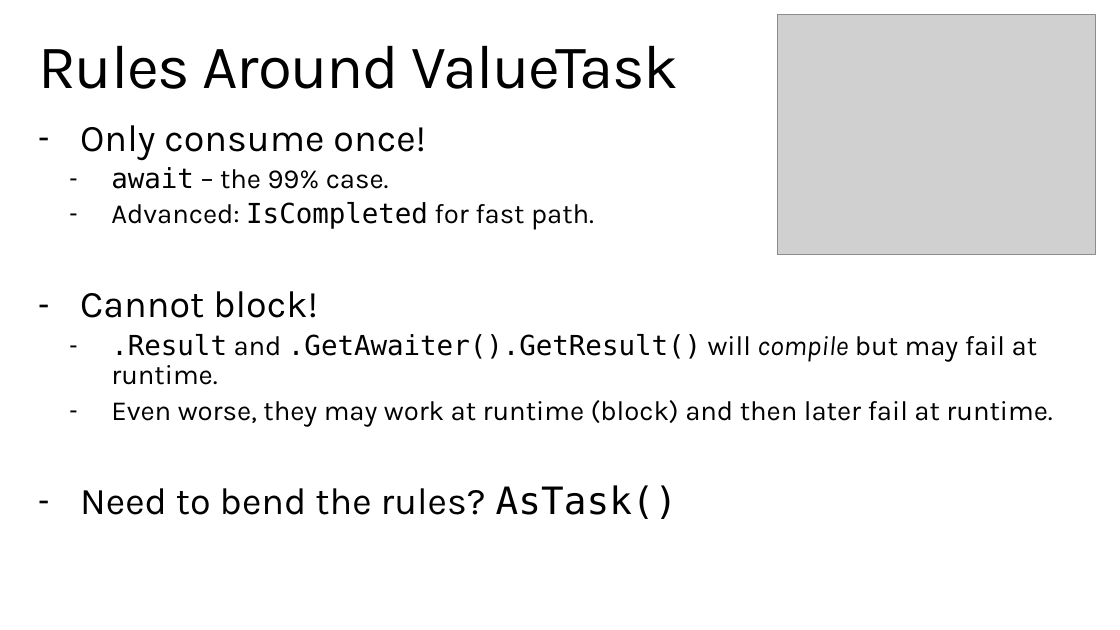
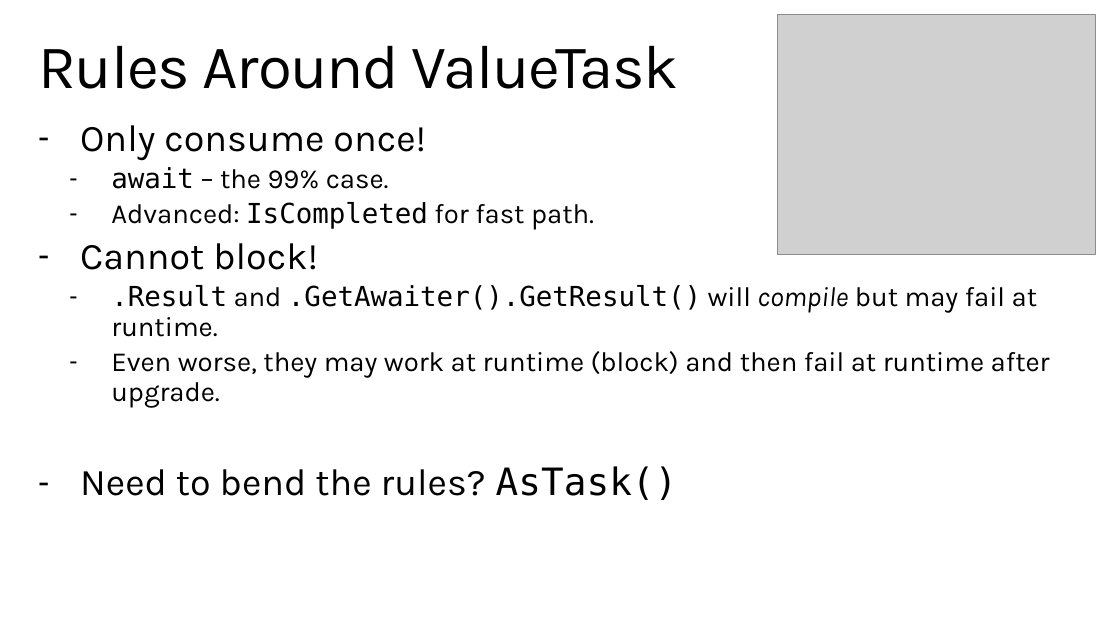
Before and after one commit to StephenCleary/Presentations, a slide deck: slide 19 of Async Pitfalls/Async Pitfalls.pptx (slide 24 before the commit). Drawn at 1120x630 pixels with LibreOffice and Linux fonts; fonts in the diff are those of the drawing; grey boxes stand for pictures; background and template pictures are left out. Boxes give left, top, right and bottom in pixels: in the first picture for what was removed or moved away, otherwise in the second. Text is boxed around its words. In the diff, an @@ line names an element or a change of style, - is before the commit and + after.

```diff
--- a/Async Pitfalls/Async Pitfalls.pptx
+++ b/Async Pitfalls/Async Pitfalls.pptx
@@ text at bbox=[111, 351, 1050, 408]: text changed @@
-  – Even worse, they may work at runtime (block) and then later fail at runtime.
+  – Even worse, they may work at runtime (block) and then fail at runtime after upgrade.
```
Also in this commit, not shown: 6 other slides changed, 16 slides added, 8 slides removed, 4 other files.
